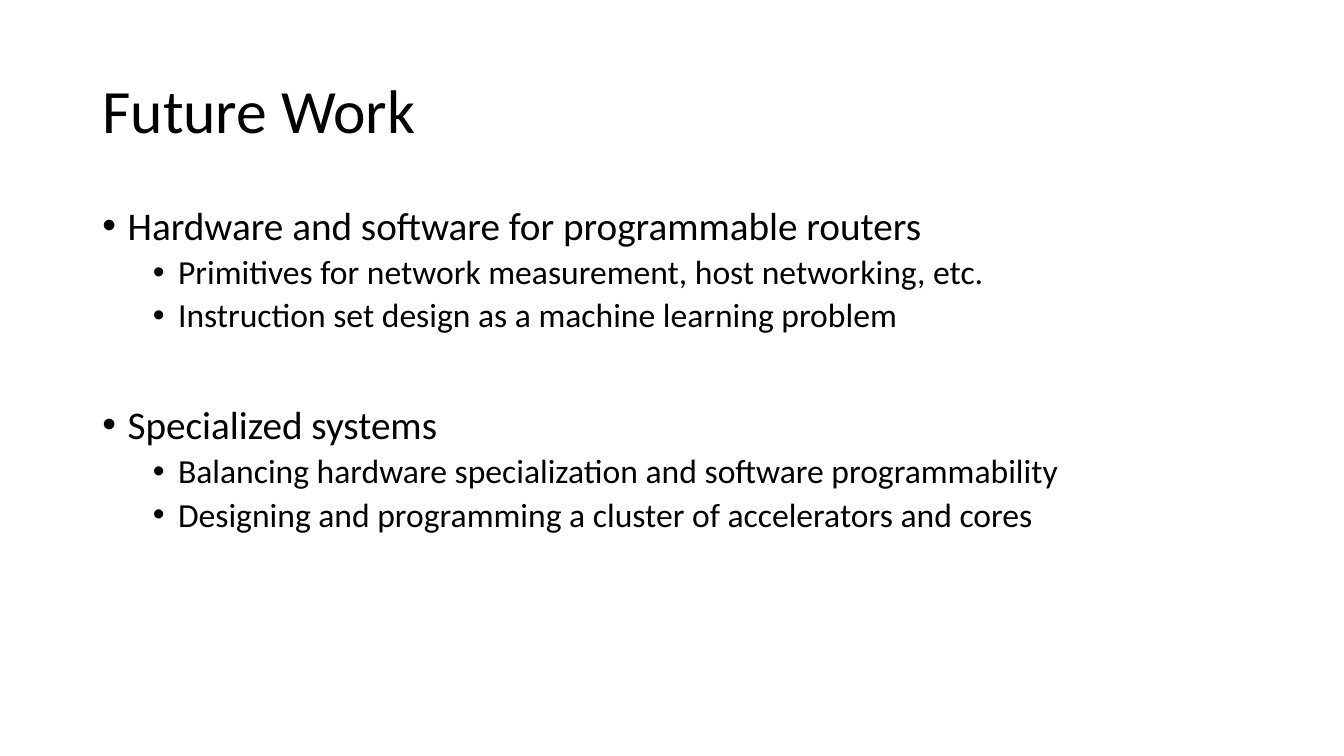
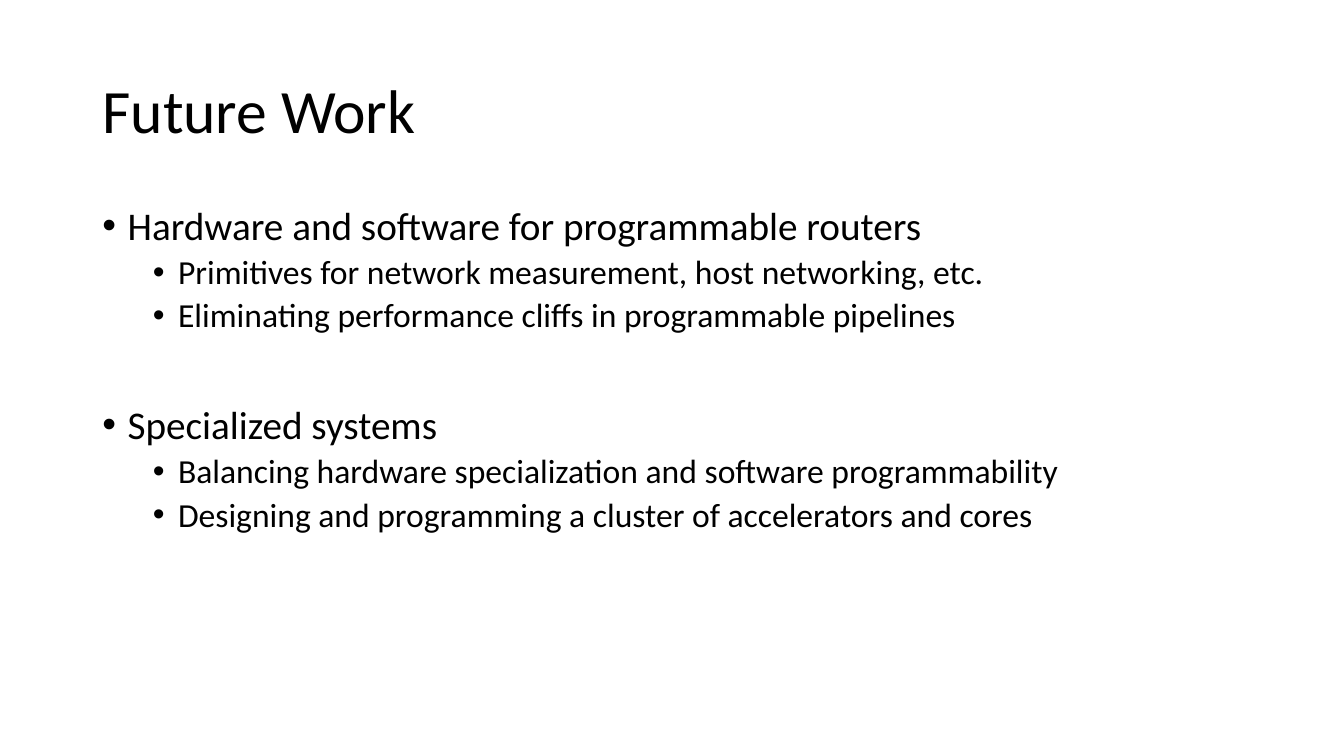
Before and after one commit to anirudhSK/pifo-domino-marple-ppts, a slide deck: slide 48 of combined_domino_pifo.pptx. Drawn at 1344x756 pixels with LibreOffice and Linux fonts; fonts in the diff are those of the drawing. Boxes give left, top, right and bottom in pixels: in the first picture for what was removed or moved away, otherwise in the second. Text is boxed around its words. In the diff, an @@ line names an element or a change of style, - is before the commit and + after.

Commit message:
Change future work and animate broader impact

```diff
--- a/combined_domino_pifo.pptx
+++ b/combined_domino_pifo.pptx
@@ text at bbox=[178, 303, 956, 333]: text changed @@
-  • Instruction set design as a machine learning problem
+  • Eliminating performance cliffs in programmable pipelines
```
